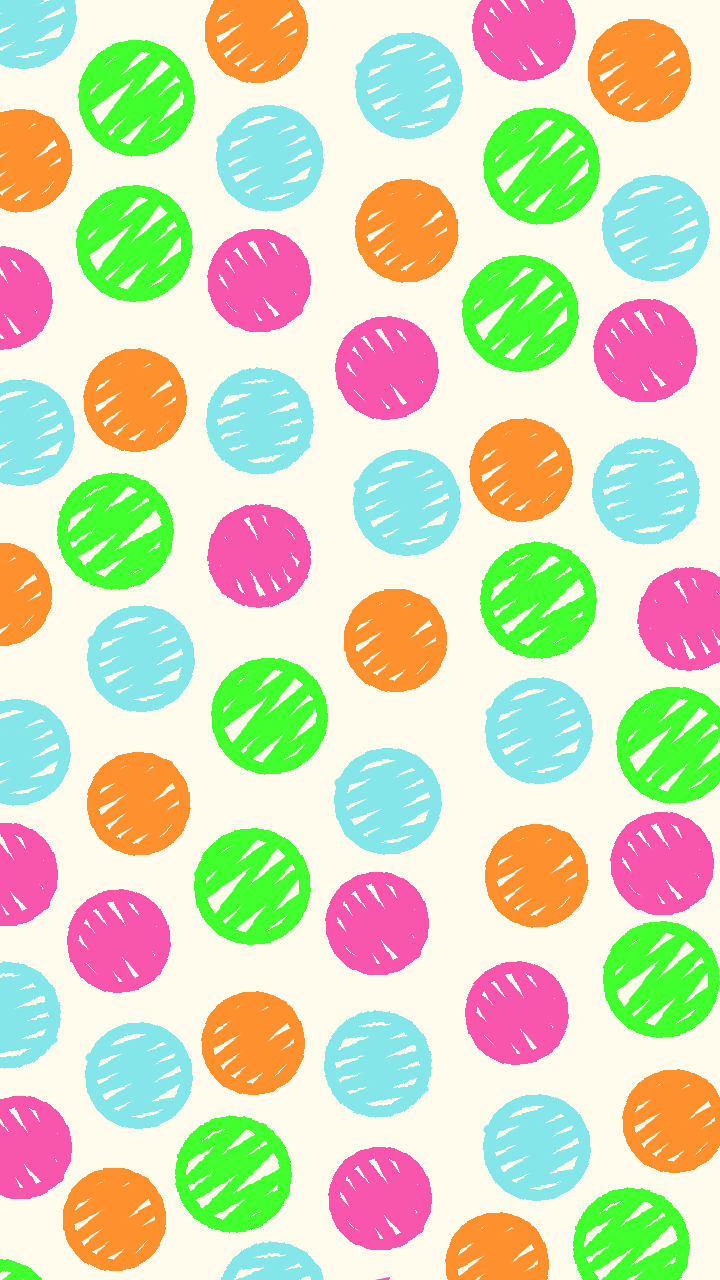
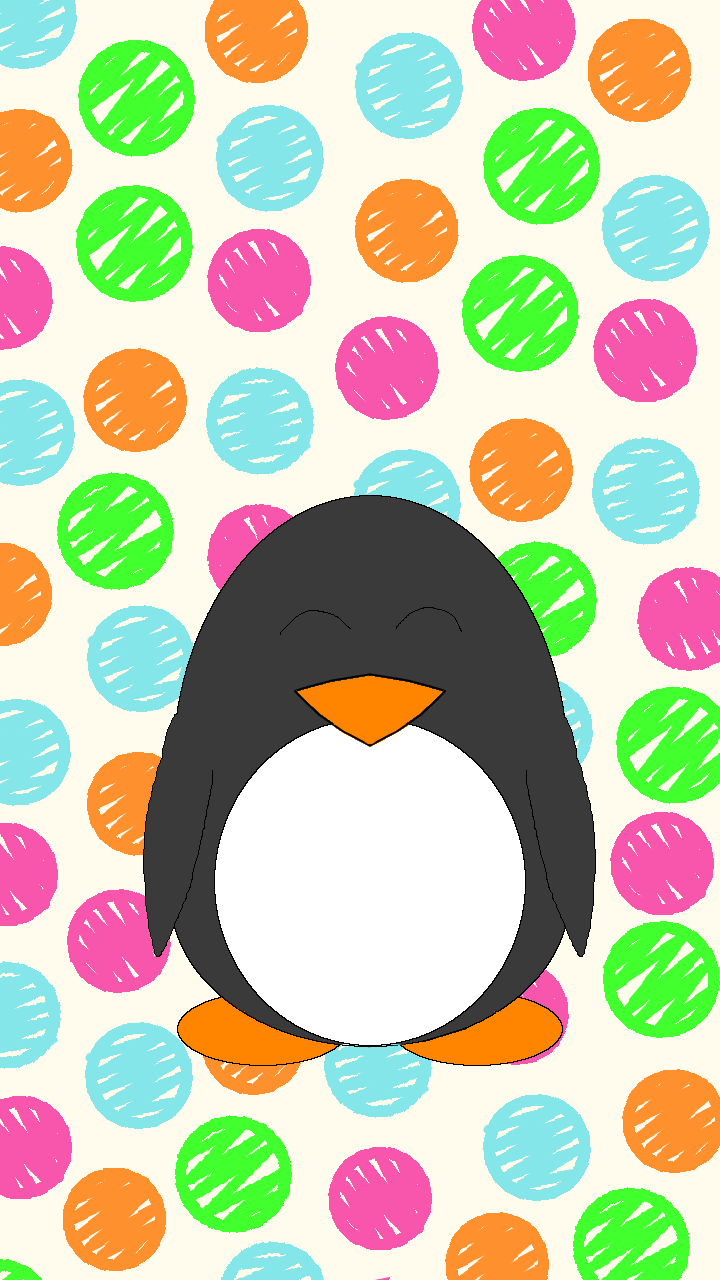
Layers edited between the first and the second 720 x 1280 image:
added layer "normal" above "Background" over [143, 495, 596, 1066]
